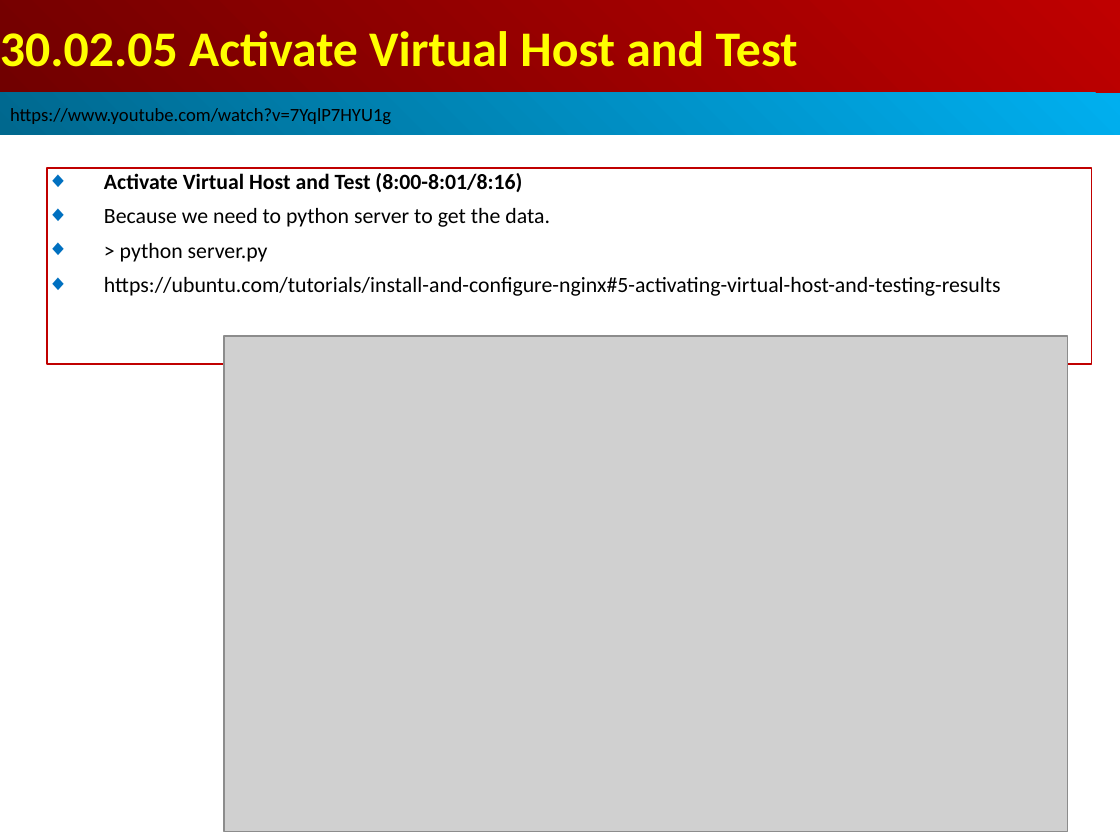
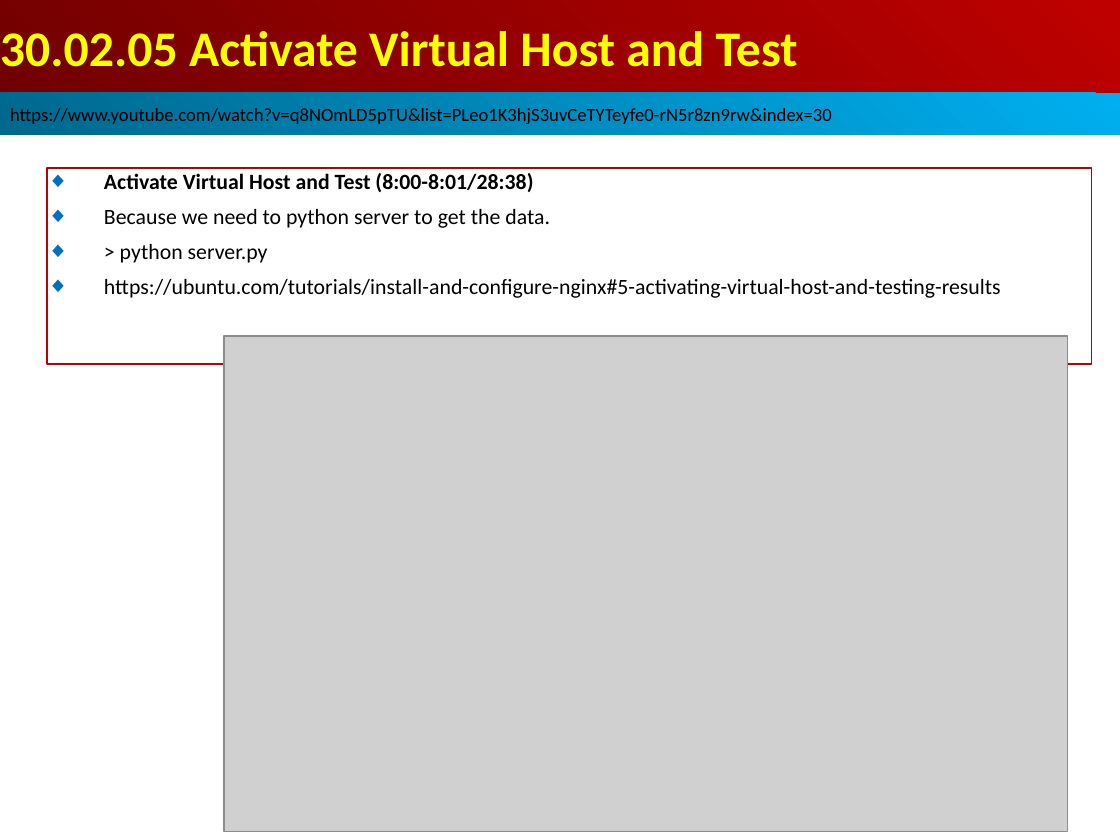
Before and after one commit to peterhchen/AIU_CS511_ML, a slide deck: slide 28 of 000_ML_CB/030_REB_AWS/001_Video/030.00_RE8_AWS.ppt. Drawn at 1120x840 pixels with LibreOffice and Linux fonts; fonts in the diff are those of the drawing; grey boxes stand for pictures. Boxes give left, top, right and bottom in pixels: in the first picture for what was removed or moved away, otherwise in the second. Text is boxed around its words. In the diff, an @@ line names an element or a change of style, - is before the commit and + after.

```diff
--- a/000_ML_CB/030_REB_AWS/001_Video/030.00_RE8_AWS.ppt
+++ b/000_ML_CB/030_REB_AWS/001_Video/030.00_RE8_AWS.ppt
@@ text in rectangle at (10,106,832,127): text changed @@
-https://www.youtube.com/watch?v=7YqlP7HYU1g
+https://www.youtube.com/watch?v=q8NOmLD5pTU&list=PLeo1K3hjS3uvCeTYTeyfe0-rN5r8zn9rw&index=30
@@ text in rectangle at (104,173,533,192): text changed @@
-◆ Activate Virtual Host and Test (8:00-8:01/8:16)
+◆ Activate Virtual Host and Test (8:00-8:01/28:38)
```
Also in this commit, not shown: 17 other slides changed, 6 other files.
